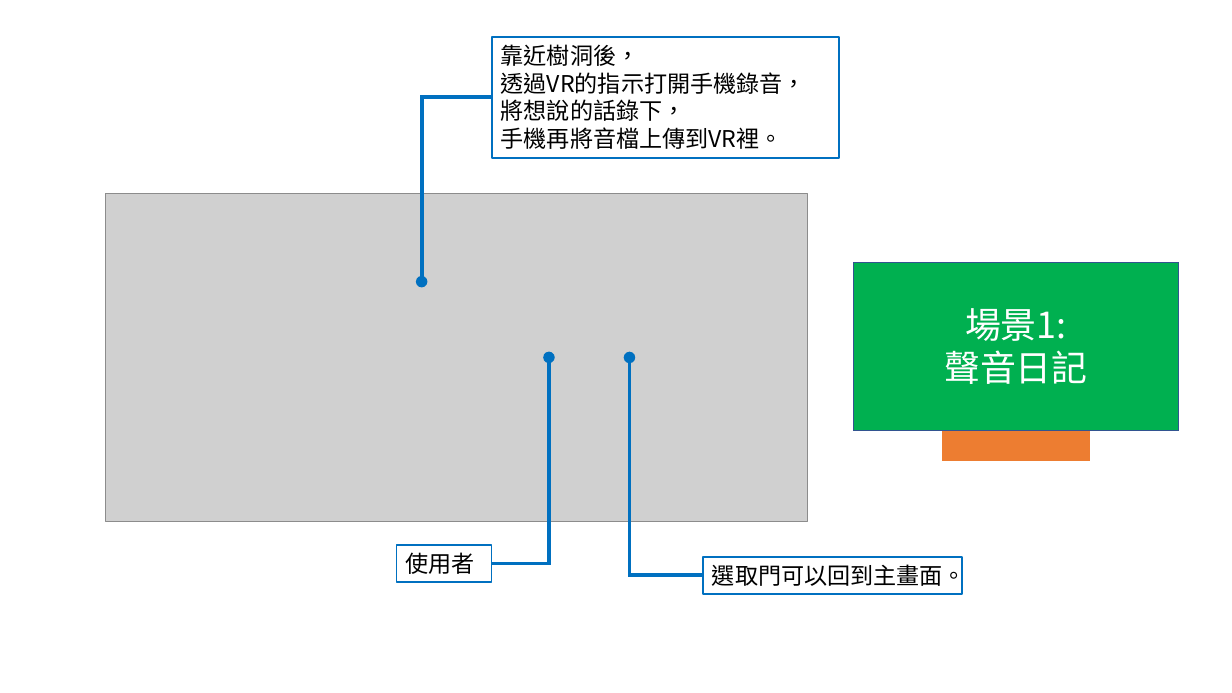
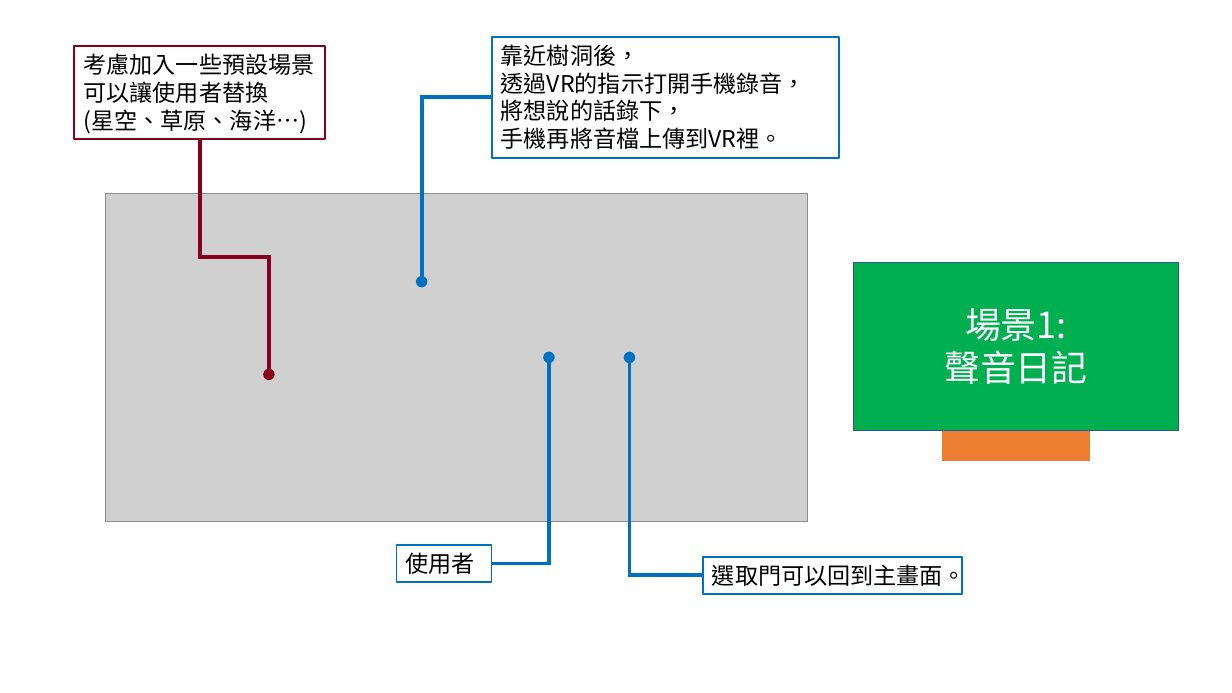
Before and after one commit to StevenShih-0402/Plan, a slide deck: slide 4 of media/image/心橋/心橋-平面圖.pptx. Drawn at 1232x693 pixels with LibreOffice and Linux fonts; fonts in the diff are those of the drawing; grey boxes stand for pictures. Boxes give left, top, right and bottom in pixels: in the first picture for what was removed or moved away, otherwise in the second. Text is boxed around its words. In the diff, an @@ line names an element or a change of style, - is before the commit and + after.

```diff
--- a/media/image/心橋/心橋-平面圖.pptx
+++ b/media/image/心橋/心橋-平面圖.pptx
@@ rectangle added at bbox=[75, 46, 326, 140], outline #88001B 1.5 pt, 18 pt, text #000000 @@
+考慮加入一些預設場景
+可以讓使用者替換
+(星空、草原、海洋…)
@@ elbow arrow added from (200, 140) to (269, 374), #88001B 3 pt @@
```
Also in this commit, not shown: 5 other slides changed, 2 slides added, 11 other files.
